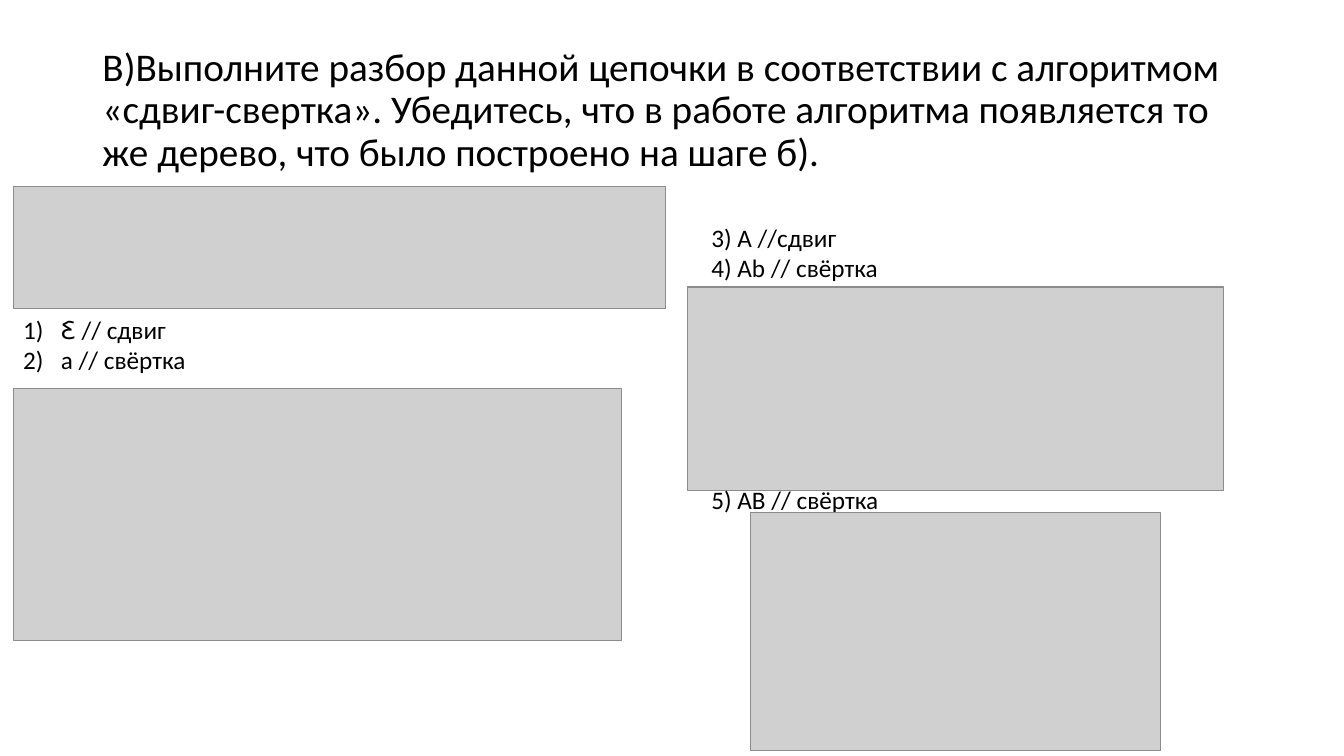
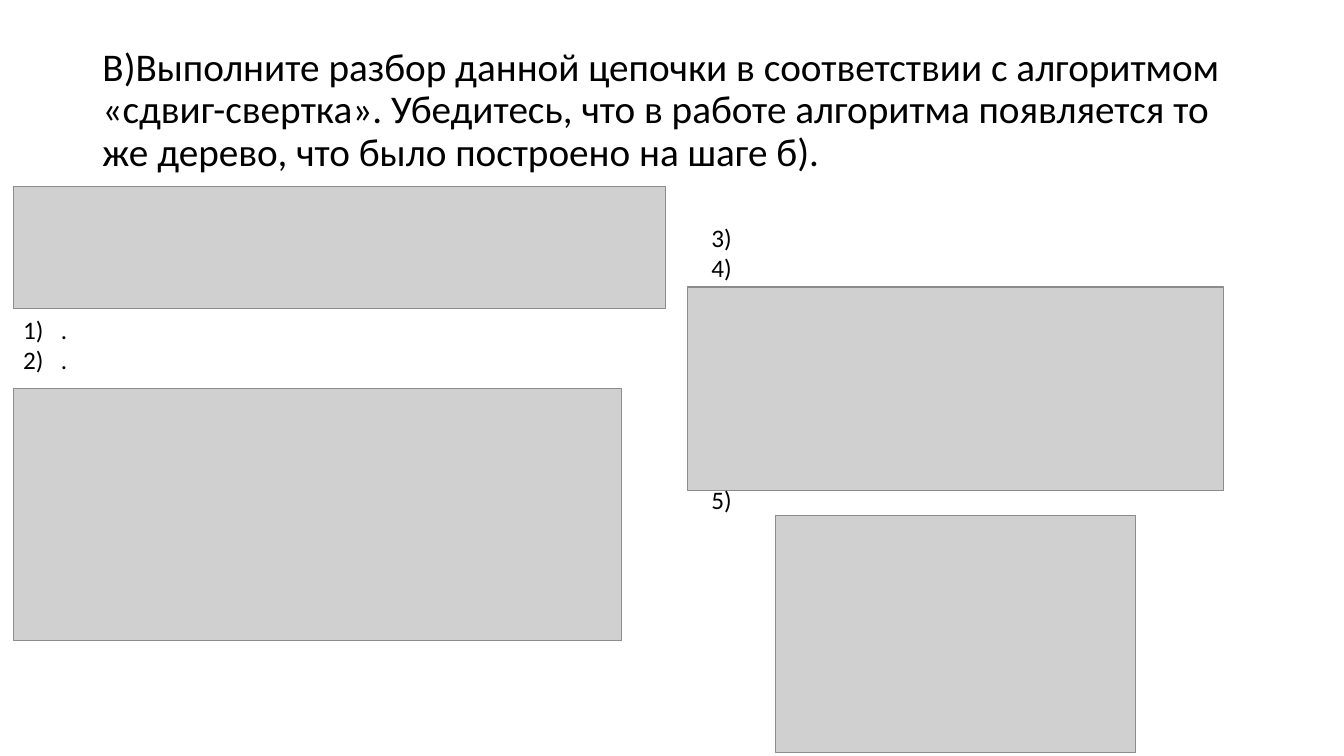
Before and after one commit to goddamnteam/korzun, a slide deck: slide 7 of task7.pptx. Drawn at 1344x756 pixels with LibreOffice and Linux fonts; fonts in the diff are those of the drawing; grey boxes stand for pictures. Boxes give left, top, right and bottom in pixels: in the first picture for what was removed or moved away, otherwise in the second. Text is boxed around its words. In the diff, an @@ line names an element or a change of style, - is before the commit and + after.

```diff
--- a/task7.pptx
+++ b/task7.pptx
@@ text at [711,228,731,281]: text changed @@
-3) A //сдвиг
-4) Ab // свёртка
+3)
+4)
@@ text at [61,320,186,373]: text changed @@
-1) Ꜫ // сдвиг
-2) а // свёртка
+1) .
+2) .
@@ text at [711,488,731,513]: text changed @@
-5) AB // свёртка
+5)
@@ picture: place and size @@
-picture at [751,512,1160,750]
+picture at [775,515,1135,752]
```
Also in this commit, not shown: 8 other slides changed, 1 slide removed.
